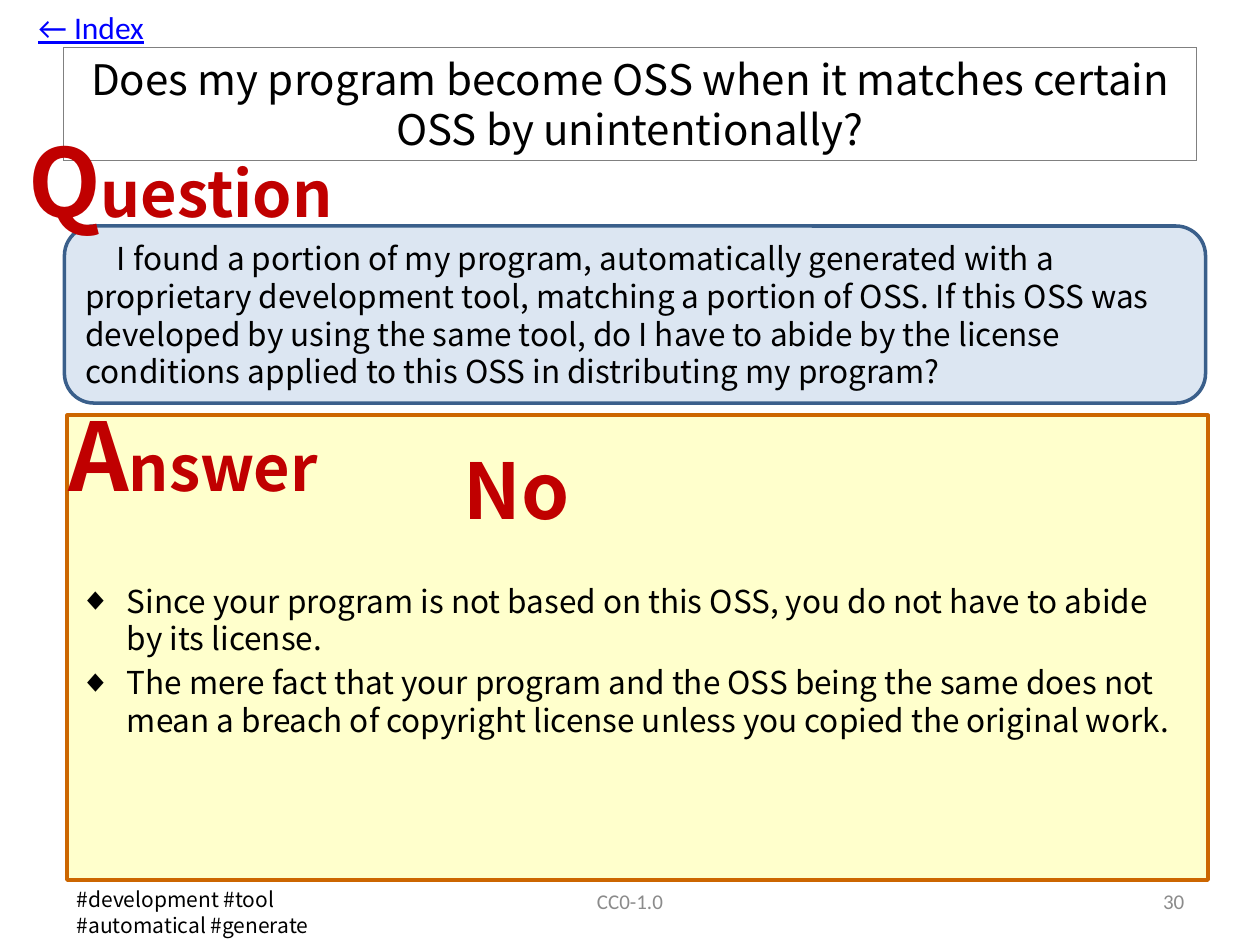
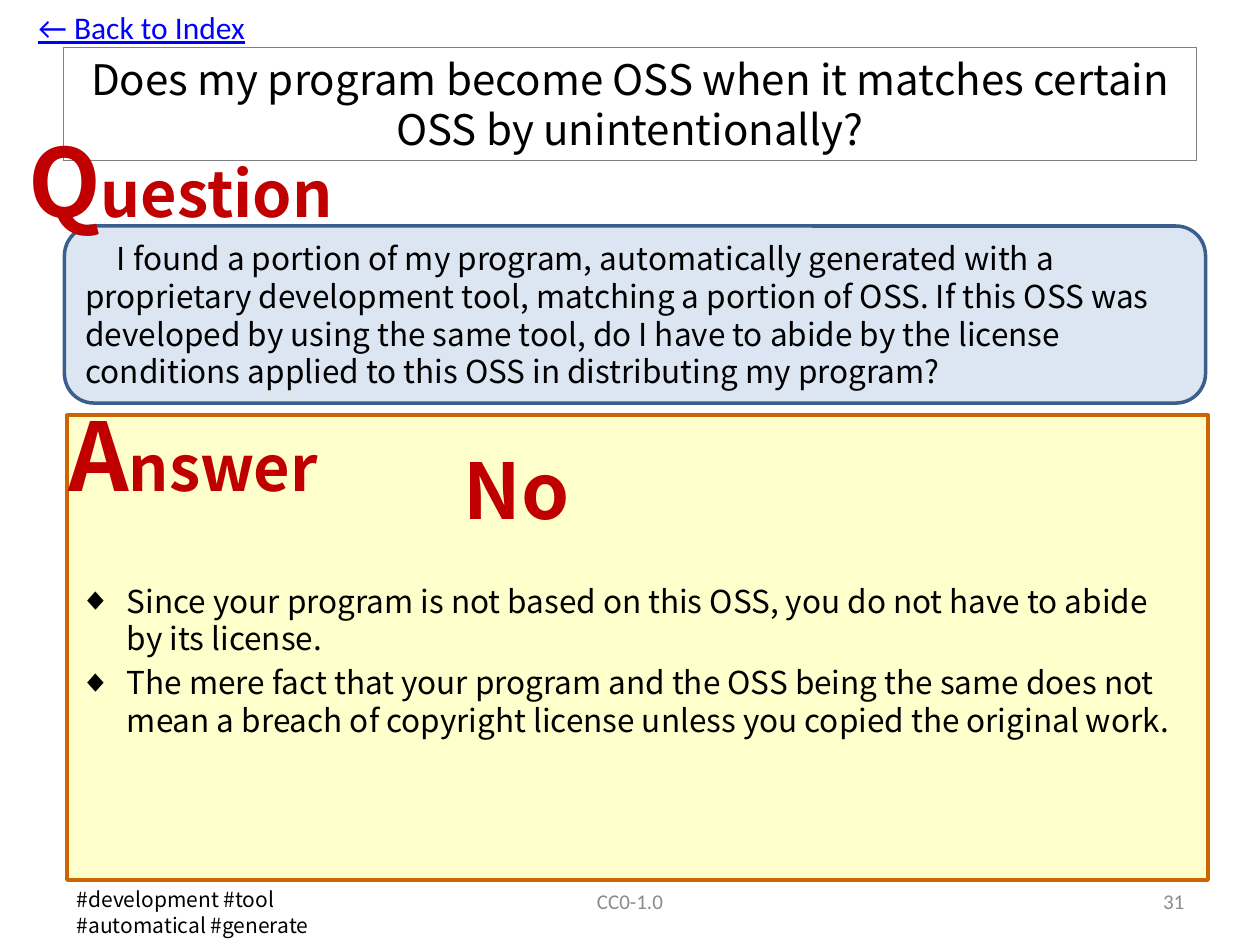
Before and after one commit to OpenChain-Project/OpenChain-JWG, a slide deck: slide 32 of Education_Material/FAQ/Misunderstandings_of_OSS_licenses_CC0.pptx (slide 31 before the commit). Drawn at 1260x945 pixels with LibreOffice and Linux fonts; fonts in the diff are those of the drawing. Boxes give left, top, right and bottom in pixels: in the first picture for what was removed or moved away, otherwise in the second. Text is boxed around its words. In the diff, an @@ line names an element or a change of style, - is before the commit and + after.

```diff
--- a/Education_Material/FAQ/Misunderstandings_of_OSS_licenses_CC0.pptx
+++ b/Education_Material/FAQ/Misunderstandings_of_OSS_licenses_CC0.pptx
@@ text at [74,17,245,44]: text changed @@
-← Index
+← Back to Index
@@ page number at [1163,895,1184,909]: text changed @@
-30
+31
```
Also in this commit, not shown: 56 other slides changed, 6 slides added.
